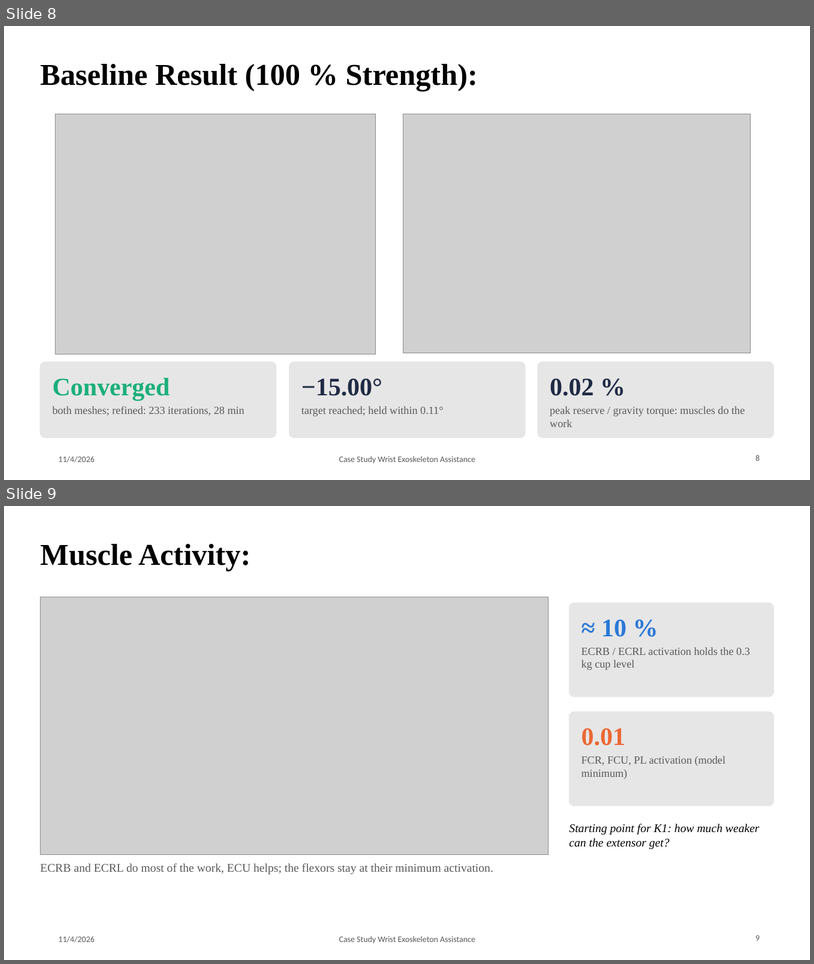
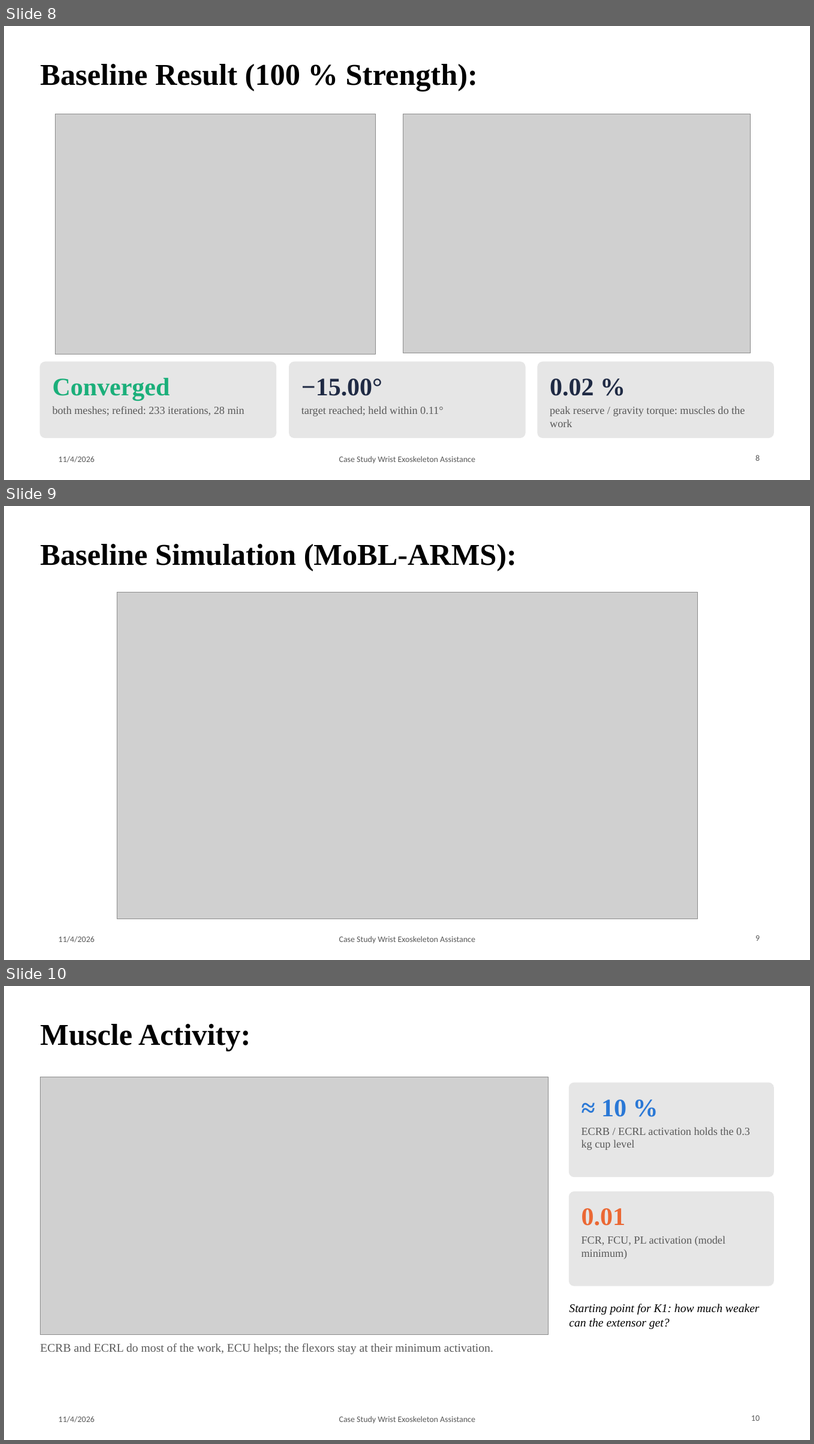
Before and after one commit to Rationaliser/wrist-exo-assist-sim, a slide deck: documents/Team7_P2_Presentation.pptx. Shown one above the other, each under a label of ours: slides 8 and 9 before the commit, slides 8, 9 and 10 after it. The pictures are 814x964 and 814x1444 pixels, drawn with LibreOffice and Linux fonts; fonts in the diff are those of the drawing; grey boxes stand for pictures; background and template pictures are left out. Boxes give left, top, right and bottom in pixels: in the first picture for what was removed or moved away, otherwise in the second. Text is boxed around its words. In the diff, an @@ line names an element or a change of style, - is before the commit and + after.

Commit message:
Add baseline simulation video and embed it in the P2 slides

```diff
--- a/documents/Team7_P2_Presentation.pptx
+++ b/documents/Team7_P2_Presentation.pptx
@@ slide 9 added at box(4, 506, 810, 960), background #FFFFFF; not listed: 2 template elements that a slide beside it also shows @@
@@ title added at box(40, 544, 517, 571), 36 pt, text #000000, bold @@
+Baseline Simulation (MoBL-ARMS):
@@ picture added at box(117, 592, 698, 919) @@
@@ page number added at box(756, 935, 760, 940), 10 pt, text #595959 @@
+9
@@ what was slide 9 is now slide 10 @@
@@ page number at box(752, 1415, 760, 1420): text changed @@
-9
+10
```
Also in this commit, not shown: 6 other files.
